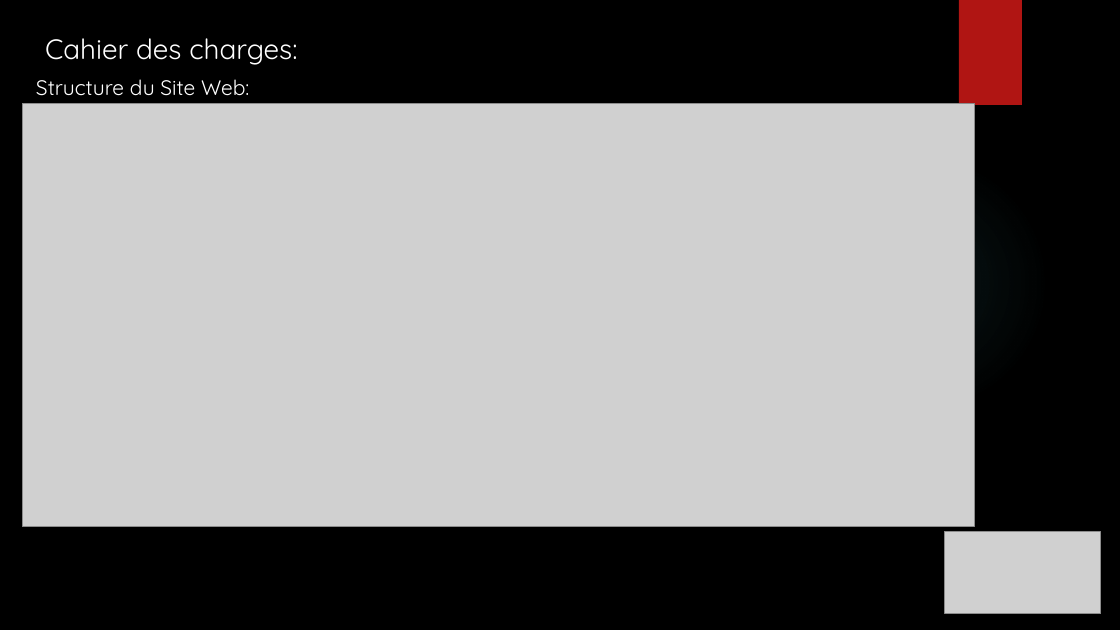
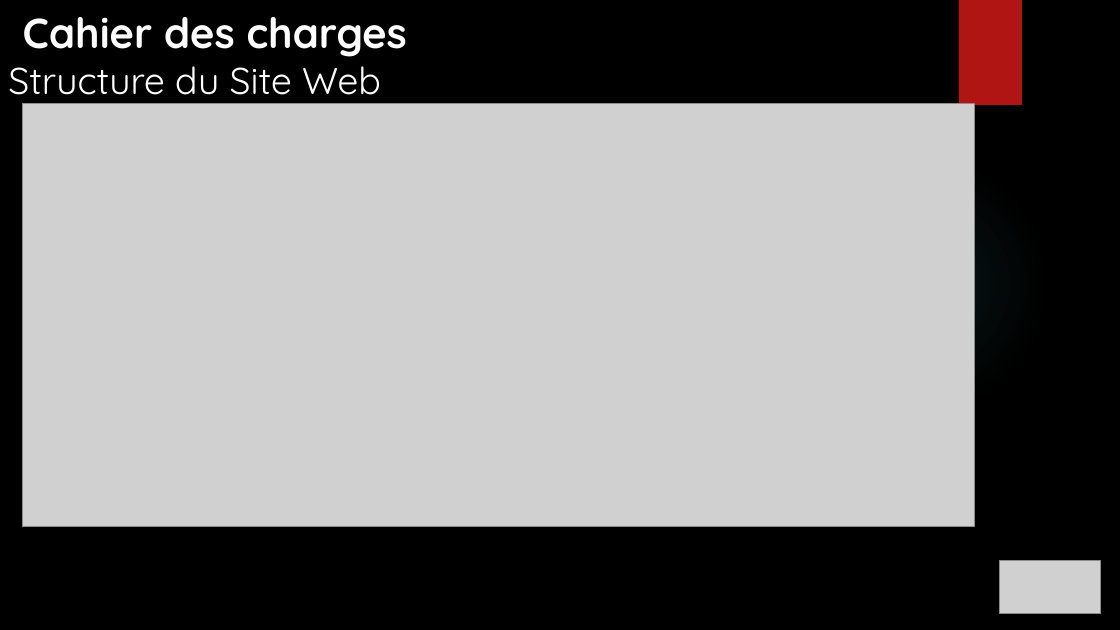
Before and after one commit to ChampemeDylan/UPOP, a slide deck: slide 8 of Présentation UPOP.pptx. Drawn at 1120x630 pixels with LibreOffice and Linux fonts; fonts in the diff are those of the drawing; grey boxes stand for pictures; background and template pictures are left out. Boxes give left, top, right and bottom in pixels: in the first picture for what was removed or moved away, otherwise in the second. Text is boxed around its words. In the diff, an @@ line names an element or a change of style, - is before the commit and + after.

```diff
--- a/Présentation UPOP.pptx
+++ b/Présentation UPOP.pptx
@@ text at (23, 17, 407, 57): text changed; size 24 to 36 pt; bold on @@
-Cahier des charges:
+Cahier des charges
@@ text at (8, 56, 381, 105): text changed; size 18 to 32 pt @@
-Structure du Site Web:
+Structure du Site Web
@@ picture: place and size @@
-picture at (945, 532, 1102, 614)
+picture at (1000, 560, 1101, 613)
```
Also in this commit, not shown: 13 other slides changed, 14 slides added, 5 slides removed, 1 other file.
